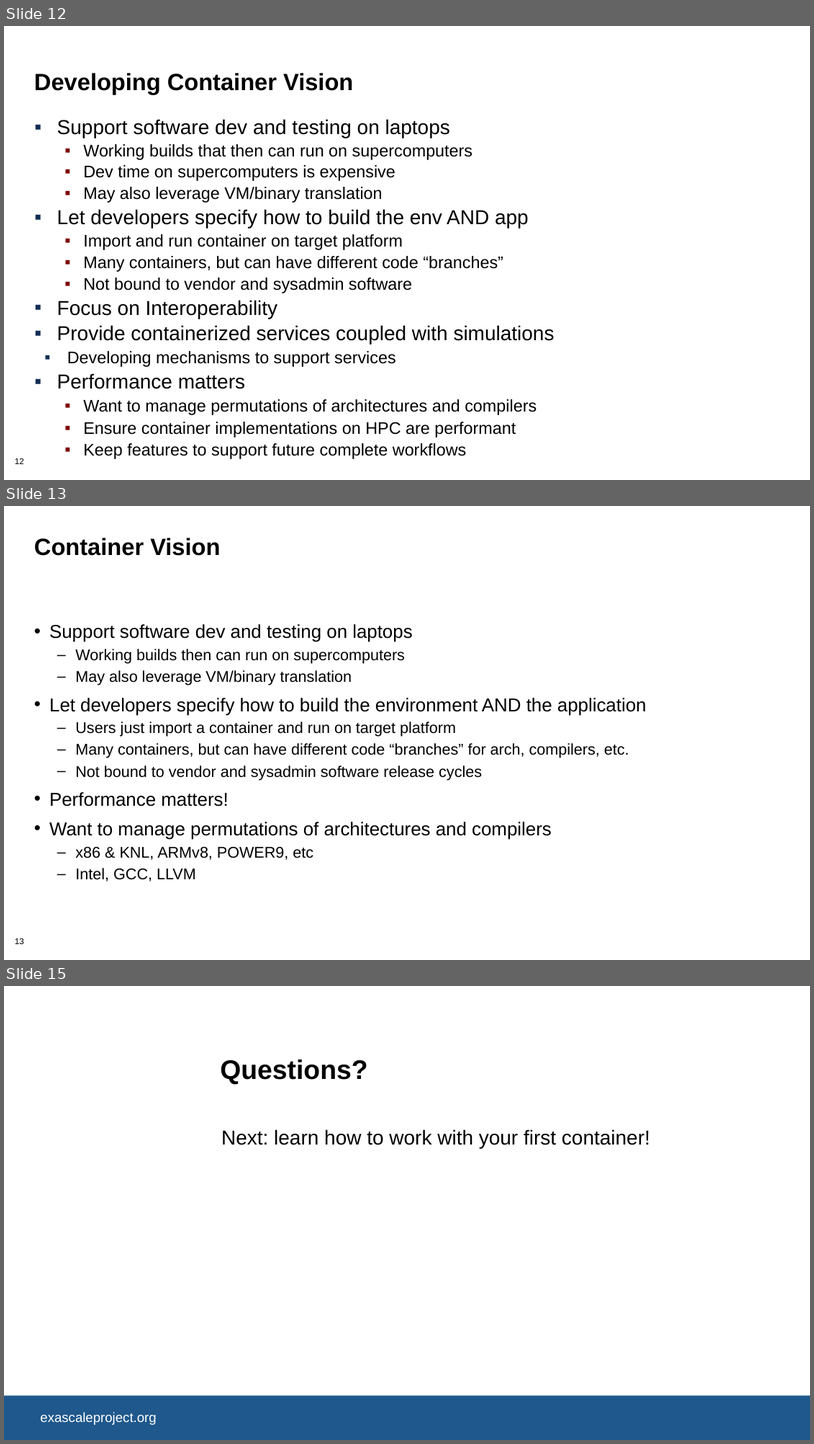
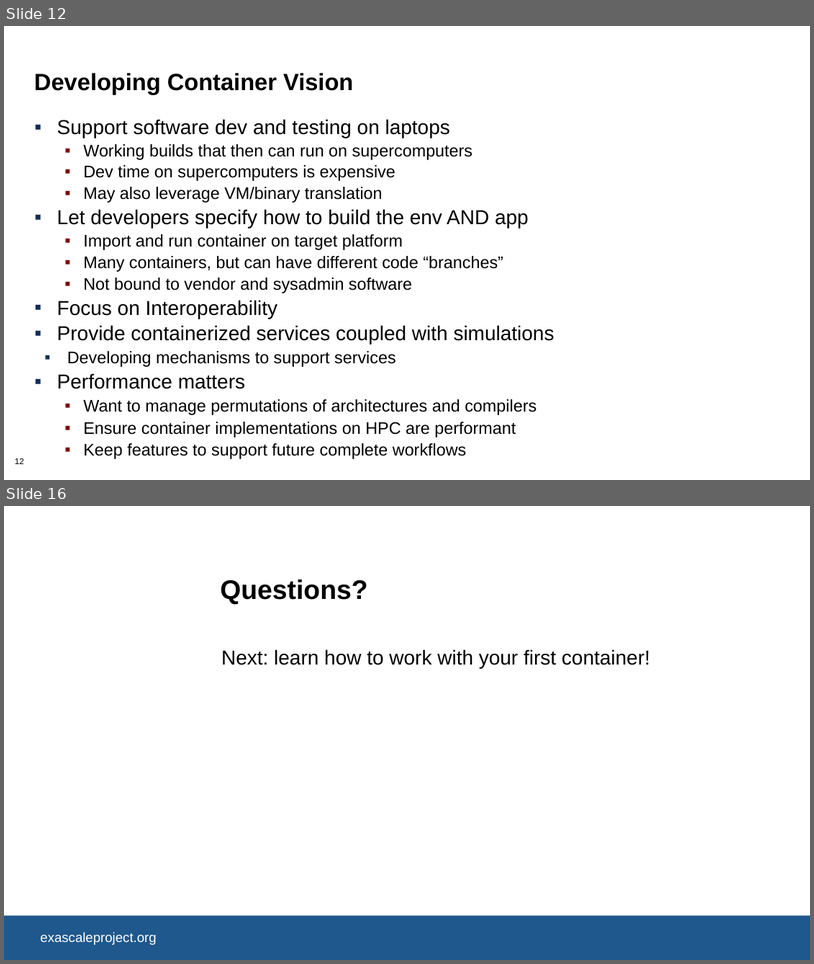
Before and after one commit to supercontainers/isc-tutorial, a slide deck: slides/isc19_intro_to_containers_ajy.pptx. Shown one above the other, each under a label of ours: slides 12, 13 and 15 before the commit, slides 12 and 16 after it; the slides between them are not shown. The pictures are 814x1444 and 814x964 pixels, drawn with LibreOffice and Linux fonts; fonts in the diff are those of the drawing; background and template pictures are left out. Boxes give left, top, right and bottom in pixels: in the first picture for what was removed or moved away, otherwise in the second. Text is boxed around its words. In the diff, an @@ line names an element or a change of style, - is before the commit and + after.

```diff
--- a/slides/isc19_intro_to_containers_ajy.pptx
+++ b/slides/isc19_intro_to_containers_ajy.pptx
@@ slide 13 removed at box(4, 506, 810, 960), background #FFFFFF; not listed: 1 template element that a slide beside it also shows @@
@@ title removed at box(34, 538, 220, 556) @@
-Container Vision
@@ text removed at box(49, 624, 647, 881) @@
-• Support software dev and testing on laptops
-  – Working builds then can run on supercomputers
-  – May also leverage VM/binary translation
-• Let developers specify how to build the environment AND the application
-  – Users just import a container and run on target platform
-  – Many containers, but can have different code “branches” for arch, compilers, etc.
-  – Not bound to vendor and sysadmin software release cycles
-• Performance matters!
-• Want to manage permutations of architectures and compilers
-  – x86 & KNL, ARMv8, POWER9, etc
-  – Intel, GCC, LLVM
@@ what was slide 15 is now slide 16 @@
```
Also in this commit, not shown: 5 slides changed, 2 slides added, 2 other files.
